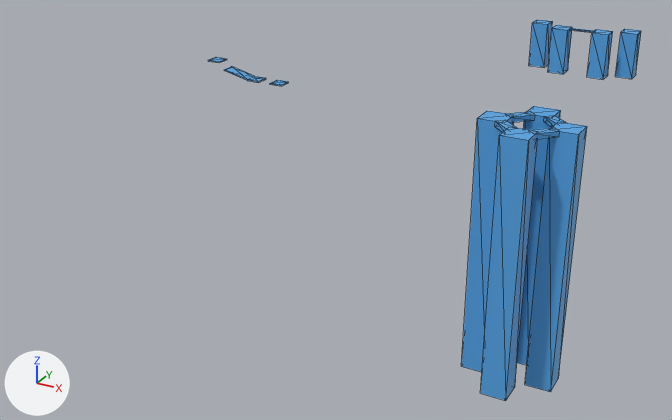
What one commit did to the glTF model solanine_vulkan/res/models/wip_dungeon1_blockout_icy.glb.
Both versions are drawn from a camera (50 mm lens) standing at (27.9, -93.7, 33.5) and looking at (-17.7, -10.7, -8.0). Arrows for +X, +Y and +Z are at lower left; the lights stay in place. Mesh edges are drawn as thin lines. Vertices at the same position are counted once.

The scene before the commit, as lines of its bpy script (objects in view):
```python
me_cube_012 = bpy.data.meshes.new('Cube.012')
me_cube_012.from_pydata(...)  # 132 vertices, 200 faces; spans x -41.3..6.4, y -6.2..21.7, z -29.4..8.2
me_cube_012.materials.append(mat_icy)  # blue #56a7e7
ob_cube_010 = bpy.data.objects.new('Cube.010', me_cube_012)
ob_cube_010.location = (0.0, 0.0, 0.0)
```
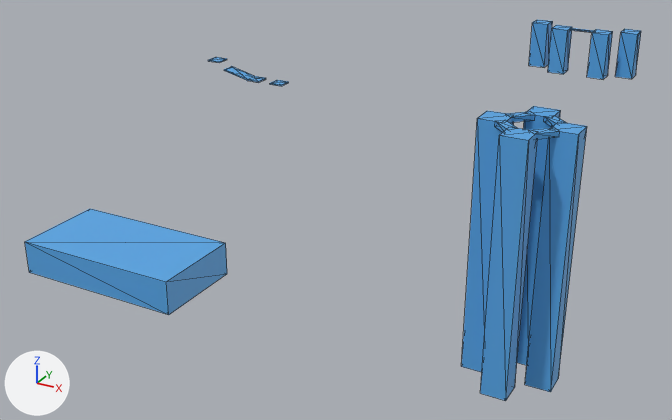
Boxes [x1, y1, x2, y2] around the edits, measured in the pictures (672 x 420 px):
'Cube.010', reshaped (42% wider)
    before: [208, 19, 641, 401]
    after: [25, 19, 641, 401]
part 1 of me_cube_012, added (blue)
    after: [25, 209, 227, 315]

What changed in the scene script:
```text
Change me_cube_012:
    where me_cube_012.from_pydata(...)  # 132 vertices, 200 faces; spans x -41.3..6.4, y -6.2..21.7, z -29.4..8.2
    used by ob_cube_010; location = (0.0, 0.0, 0.0)
    me_cube_012 part 1: a new loose piece, a box spanning x -27.9..-13.2, y -45.4..-37.6, z -2.5..0.4, in mat_icy (blue #56a7e7)
```
